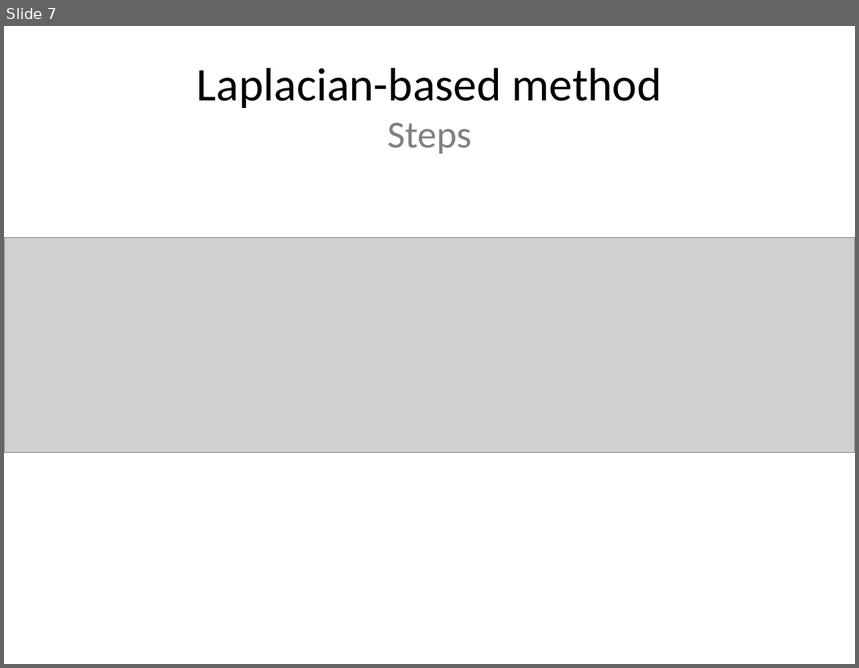
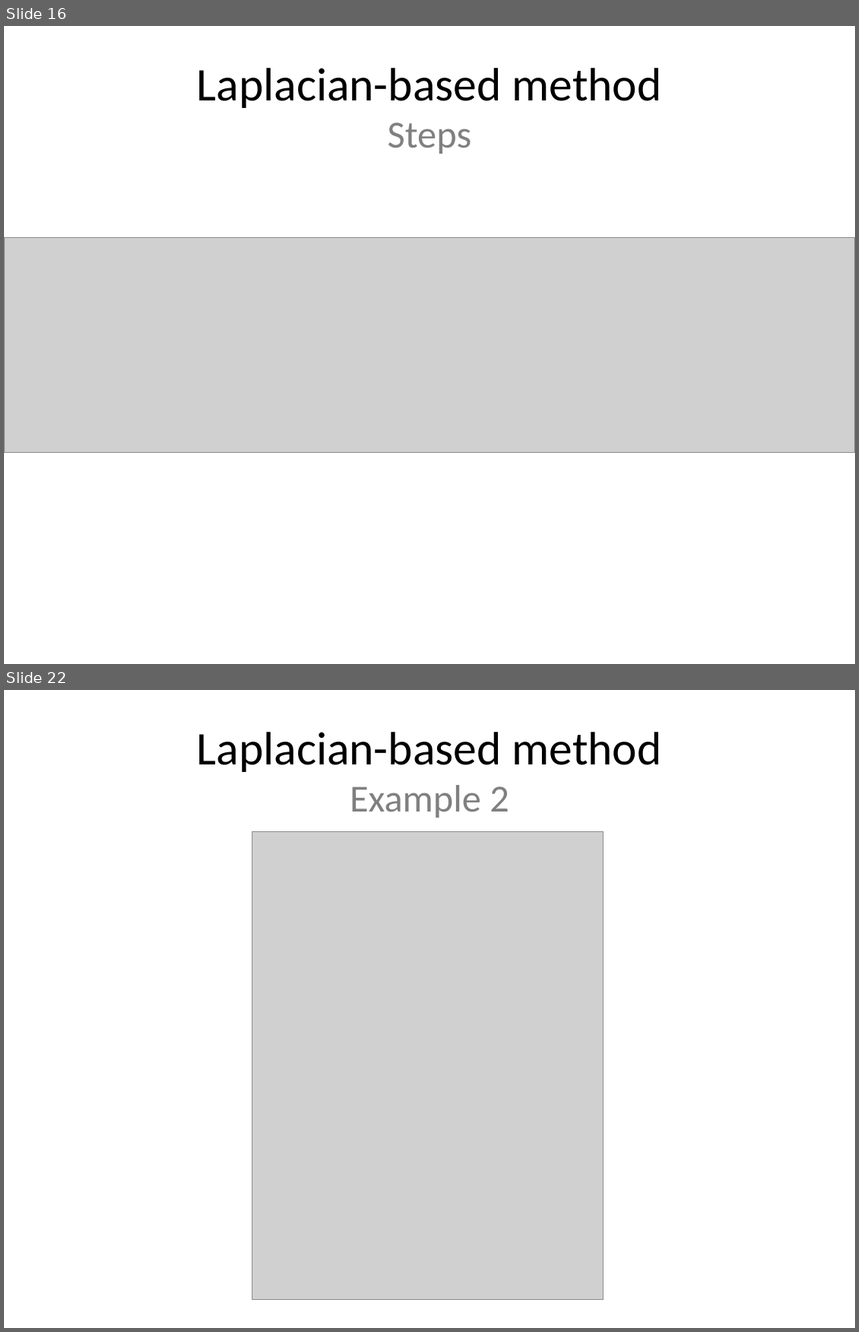
Before and after one commit to leoninnovate/6.344-Project, a slide deck: docs/presentation/presentation.pptx. Shown one above the other, each under a label of ours: slide 7 before the commit, slides 16 and 22 after it; the slides between them are not shown. The pictures are 859x668 and 859x1332 pixels, drawn with LibreOffice and Linux fonts; fonts in the diff are those of the drawing; grey boxes stand for pictures. Boxes give left, top, right and bottom in pixels: in the first picture for what was removed or moved away, otherwise in the second. Text is boxed around its words. In the diff, an @@ line names an element or a change of style, - is before the commit and + after.

```diff
--- a/docs/presentation/presentation.pptx
+++ b/docs/presentation/presentation.pptx
@@ slide 22 added at [4, 690, 855, 1328], background #FFFFFF @@
@@ title added at [197, 732, 662, 818], 39.6 pt, text #000000 @@
+Laplacian-based method
+Example 2
@@ picture added at [253, 832, 603, 1300] @@
@@ what was slide 7 is now slide 16 @@
```
Also in this commit, not shown: 3 slides changed, 18 other slides added, 1 slide removed, 5 other files.
